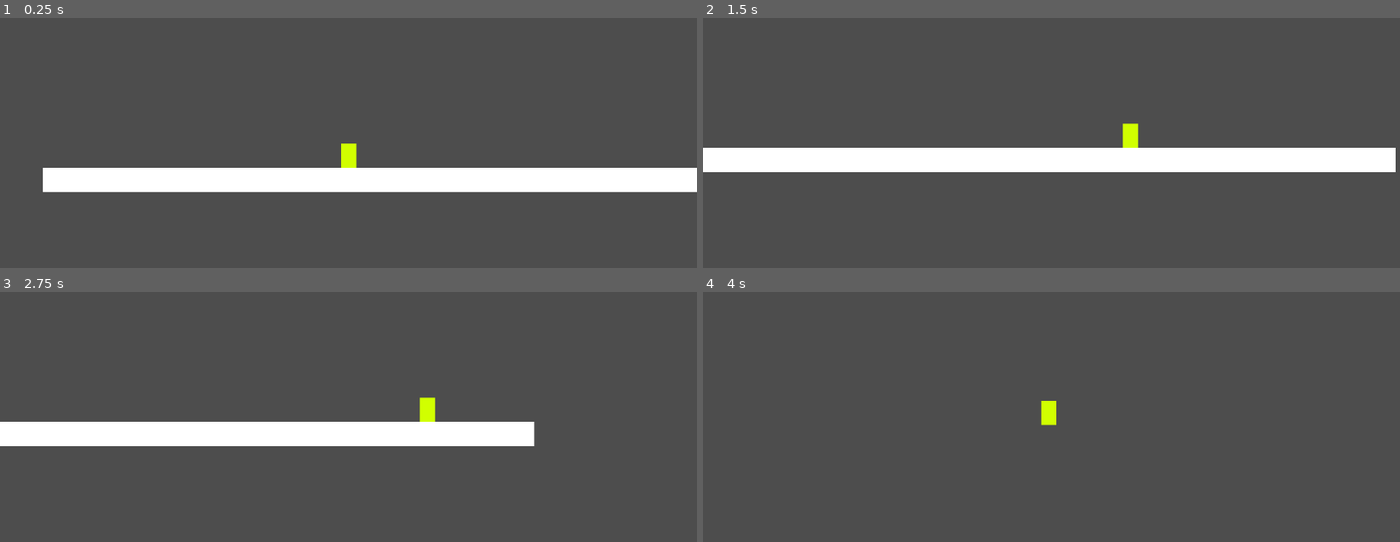
Above: before the commit, frames 1-4 (two rows, left to right).
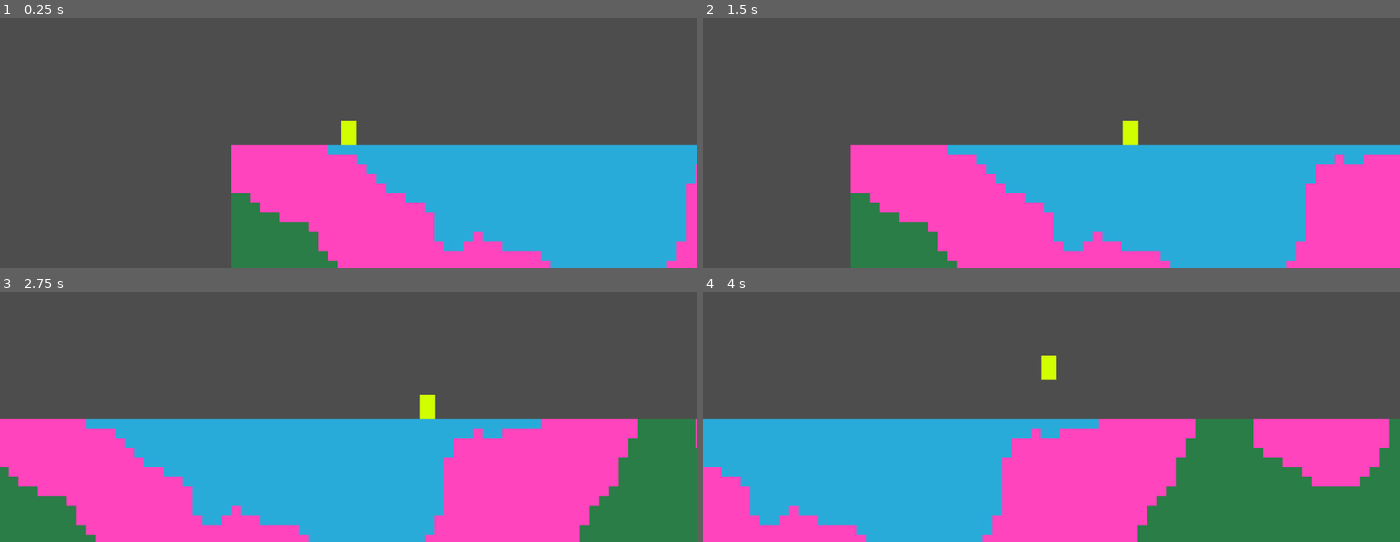
Above: after the commit, the same moments.

Repository: JamesJamesJamesJamesJamesJames/mining-game
Game: Godot game, scene res://Scenes/game.tscn
Two runs of this game, one before a commit and one after it. Both use one fixed random seed, a clock stepped at 60 frames per second and the inputs below.
Inputs (mouse positions are in pixels of both pictures, inside the frame that each line leads up to):
- Up to frame 1 (0.25 s): no input
- Up to frame 2 (1.5 s): tap Enter (ui_accept) at 0.5 s; move the mouse to (1204, 53) at 0.52 s; press the mouse at (1204, 53) at 0.53 s; hold D (move_right) 0.53-1.28 s; tap W (jump) at 0.77 s; move the mouse to (912, 93) at 1.27 s; release the mouse at (912, 93) at 1.28 s; hold S from 1.28 s (still down); tap F at 1.35 s; click (912, 93) at 1.42 s
- Up to frame 3 (2.75 s): tap W (jump) at 1.52 s; move the mouse to (outside the picture) at 2.02 s; release S at 2.03 s; hold D (move_right) from 2.03 s (still down); hold Q from 2.03 s (still down); click (outside the picture) at 2.17 s
- Up to frame 4 (4 s): move the mouse to (1016, 424) at 2.77 s; release Q at 2.78 s; tap Space at 2.85 s; click (1016, 424) at 2.92 s; tap W (jump) at 3.02, 3.77 s; move the mouse to (1260, 404) at 3.52 s; release D (move_right) at 3.53 s; press the mouse at (1260, 404) at 3.53 s; hold A (move_left) from 3.53 s (still down)

The runs differ from the first frame. In frame 1, 36% of the frame differs, in the area x 6-100%, y 41-100%; in frame 2, 41%; in frame 3, 49%; in frame 4, 50%, in the area x 0-100%, y 25-100%.

Commit message:
added basic world gen

Diff:
--- a/Global/global.gd
+++ b/Global/global.gd
@@ -1,3 +1,3 @@
 extends Node
 
-var curr_moused_tile: StaticBody2D
+var rand_seed = Time.get_unix_time_from_system()
--- /dev/null
+++ b/Scenes/Environment/Tiles/breakable.gd
@@ -0,0 +1,15 @@
+extends Node
+
+@export var breakable: Node2D
+@export var max_break := 10
+var break_progress = 0
+
+func _physics_process(delta: float) -> void:
+	if break_progress >= max_break:
+		breakable.call_deferred("queue_free")
+
+		# Test code to visualize breaking
+		var shade = remap(break_progress, 0, 10, 1, 0)
+		breakable.modulate = Color(shade, shade, shade)
+
+		#break_progress += .1
--- /dev/null
+++ b/Scenes/Environment/Tiles/breakable.tscn
@@ -0,0 +1,6 @@
+[gd_scene load_steps=2 format=3 uid="uid://eujvyshdg1me"]
+
+[ext_resource type="Script" uid="uid://ecjgnbx7ljc7" path="res://Scenes/Environment/Tiles/breakable.gd" id="1_w6rbm"]
+
+[node name="Breakable" type="Node"]
+script = ExtResource("1_w6rbm")
--- a/Scenes/Environment/Tiles/test_tile.gd
+++ /dev/null
@@ -1,15 +0,0 @@
-extends StaticBody2D
-
-var max_break: float = 10
-# Breaks block when this hits 0
-var break_progress: float = 0
-
-func _physics_process(delta: float) -> void:
-	if break_progress >= max_break:
-		call_deferred("queue_free")
-
-	# Test code to visualize breaking
-	var shade = remap(break_progress, 0, 10, 1, 0)
-	modulate = Color(shade, shade, shade)
-
-	#break_progress += .1
--- /dev/null
+++ b/Scenes/Environment/Tiles/tile1.tscn
@@ -0,0 +1,22 @@
+[gd_scene load_steps=3 format=3 uid="uid://u8vnic3ywub6"]
+
+[ext_resource type="PackedScene" uid="uid://eujvyshdg1me" path="res://Scenes/Environment/Tiles/breakable.tscn" id="1_a8alv"]
+
+[sub_resource type="RectangleShape2D" id="RectangleShape2D_0isfs"]
+size = Vector2(16, 16)
+
+[node name="TestTile" type="StaticBody2D"]
+collision_mask = 0
+
+[node name="ColorRect" type="ColorRect" parent="."]
+offset_left = -8.0
+offset_top = -8.0
+offset_right = 8.0
+offset_bottom = 8.0
+color = Color(0.164447, 0.48912, 0.273969, 1)
+
+[node name="CollisionShape2D" type="CollisionShape2D" parent="."]
+shape = SubResource("RectangleShape2D_0isfs")
+
+[node name="Breakable" parent="." node_paths=PackedStringArray("breakable") instance=ExtResource("1_a8alv")]
+breakable = NodePath("..")
--- /dev/null
+++ b/Scenes/Environment/Tiles/tile2.tscn
@@ -0,0 +1,22 @@
+[gd_scene load_steps=3 format=3 uid="uid://bq651ke5topt1"]
+
+[ext_resource type="PackedScene" uid="uid://eujvyshdg1me" path="res://Scenes/Environment/Tiles/breakable.tscn" id="1_v1pee"]
+
+[sub_resource type="RectangleShape2D" id="RectangleShape2D_0isfs"]
+size = Vector2(16, 16)
+
+[node name="TestTile" type="StaticBody2D"]
+collision_mask = 0
+
+[node name="ColorRect" type="ColorRect" parent="."]
+offset_left = -8.0
+offset_top = -8.0
+offset_right = 8.0
+offset_bottom = 8.0
+color = Color(1, 0.266667, 0.741176, 1)
+
+[node name="CollisionShape2D" type="CollisionShape2D" parent="."]
+shape = SubResource("RectangleShape2D_0isfs")
+
+[node name="Breakable" parent="." node_paths=PackedStringArray("breakable") instance=ExtResource("1_v1pee")]
+breakable = NodePath("..")
--- a/Scenes/Environment/Tiles/test_tile.tscn
+++ b/Scenes/Environment/Tiles/tile3.tscn
@@ -1,20 +1,22 @@
-[gd_scene load_steps=3 format=3 uid="uid://bq651ke5topt1"]
+[gd_scene load_steps=3 format=3 uid="uid://qvb0t1rndk6h"]
 
-[ext_resource type="Script" uid="uid://bj5foorcc3p77" path="res://Scenes/Environment/Tiles/test_tile.gd" id="1_0isfs"]
+[ext_resource type="PackedScene" uid="uid://eujvyshdg1me" path="res://Scenes/Environment/Tiles/breakable.tscn" id="1_hgq1r"]
 
 [sub_resource type="RectangleShape2D" id="RectangleShape2D_0isfs"]
 size = Vector2(16, 16)
 
 [node name="TestTile" type="StaticBody2D"]
 collision_mask = 0
-script = ExtResource("1_0isfs")
 
 [node name="ColorRect" type="ColorRect" parent="."]
 offset_left = -8.0
 offset_top = -8.0
 offset_right = 8.0
 offset_bottom = 8.0
-color = Color(1, 0.266667, 0.741176, 1)
+color = Color(0.162582, 0.67167, 0.853295, 1)
 
 [node name="CollisionShape2D" type="CollisionShape2D" parent="."]
 shape = SubResource("RectangleShape2D_0isfs")
+
+[node name="Breakable" parent="." node_paths=PackedStringArray("breakable") instance=ExtResource("1_hgq1r")]
+breakable = NodePath("..")
--- a/Scenes/Environment/world_generator.gd
+++ b/Scenes/Environment/world_generator.gd
@@ -3,5 +3,24 @@
 @export var x_inc := 16
 @export var y_inc := 16
 
+var tile1_path = preload("res://Scenes/Environment/Tiles/tile1.tscn")
+var tile2_path = preload("res://Scenes/Environment/Tiles/tile2.tscn")
+var tile3_path = preload("res://Scenes/Environment/Tiles/tile3.tscn")
+
+var noise = FastNoiseLite.new()
+
 func _ready() -> void:
-	pass
+	noise.seed = Global.rand_seed
+
+	for x in range(100):
+		for y in range(100):
+			var noise_val = noise.get_noise_2d(x, y)
+			var tile
+			if noise_val < -.2:
+				tile = tile1_path.instantiate()
+			elif noise_val < .2:
+				tile = tile2_path.instantiate()
+			else:
+				tile = tile3_path.instantiate()
+			tile.position = Vector2(x * x_inc, y * y_inc)
+			call_deferred("add_child", tile)
--- a/Scenes/game.tscn
+++ b/Scenes/game.tscn
@@ -1,9 +1,10 @@
-[gd_scene load_steps=7 format=3 uid="uid://bj16t0v4jcqd6"]
+[gd_scene load_steps=8 format=3 uid="uid://bj16t0v4jcqd6"]
 
 [ext_resource type="PackedScene" uid="uid://cqgiftq6g2ds8" path="res://Scenes/Units/Player/player.tscn" id="1_uwrxv"]
 [ext_resource type="Script" uid="uid://bd046eokvcnu2" path="res://addons/phantom_camera/scripts/phantom_camera_host/phantom_camera_host.gd" id="2_qxrlw"]
 [ext_resource type="Script" uid="uid://bhexx6mj1xv3q" path="res://addons/phantom_camera/scripts/phantom_camera/phantom_camera_2d.gd" id="3_3dryh"]
 [ext_resource type="Script" uid="uid://8umksf8e80fw" path="res://addons/phantom_camera/scripts/resources/tween_resource.gd" id="4_wowpa"]
+[ext_resource type="PackedScene" uid="uid://clrphlcxv6eq7" path="res://Scenes/Environment/world_generator.tscn" id="5_wowpa"]
 
 [sub_resource type="Resource" id="Resource_i6g32"]
 script = ExtResource("4_wowpa")
@@ -17,11 +18,11 @@
 [node name="Game" type="Node2D"]
 
 [node name="Player" parent="." instance=ExtResource("1_uwrxv")]
-position = Vector2(290, 289)
+position = Vector2(186, -78)
 
 [node name="Camera2D" type="Camera2D" parent="."]
 physics_interpolation_mode = 1
-position = Vector2(290, 239)
+position = Vector2(186, -128)
 
 [node name="PhantomCameraHost" type="Node" parent="Camera2D"]
 process_priority = 300
@@ -31,7 +32,7 @@
 
 [node name="PlayerCamera" type="Node2D" parent="." node_paths=PackedStringArray("follow_target")]
 top_level = true
-position = Vector2(290, 239)
+position = Vector2(186, -128)
 script = ExtResource("3_3dryh")
 priority = 1
 follow_mode = 5
@@ -43,6 +44,7 @@
 metadata/_custom_type_script = "uid://bhexx6mj1xv3q"
 
 [node name="StaticBody2D" type="StaticBody2D" parent="."]
+visible = false
 position = Vector2(372, 407)
 
 [node name="ColorRect" type="ColorRect" parent="StaticBody2D"]
@@ -53,3 +55,5 @@
 [node name="CollisionShape2D" type="CollisionShape2D" parent="StaticBody2D"]
 position = Vector2(19, 19.5)
 shape = SubResource("RectangleShape2D_3dryh")
+
+[node name="WorldGenerator" parent="." instance=ExtResource("5_wowpa")]
Not shown, added: Scenes/Environment/Tiles/breakable.gd.uid
Not shown, removed: Scenes/Environment/Tiles/test_tile.gd.uid
